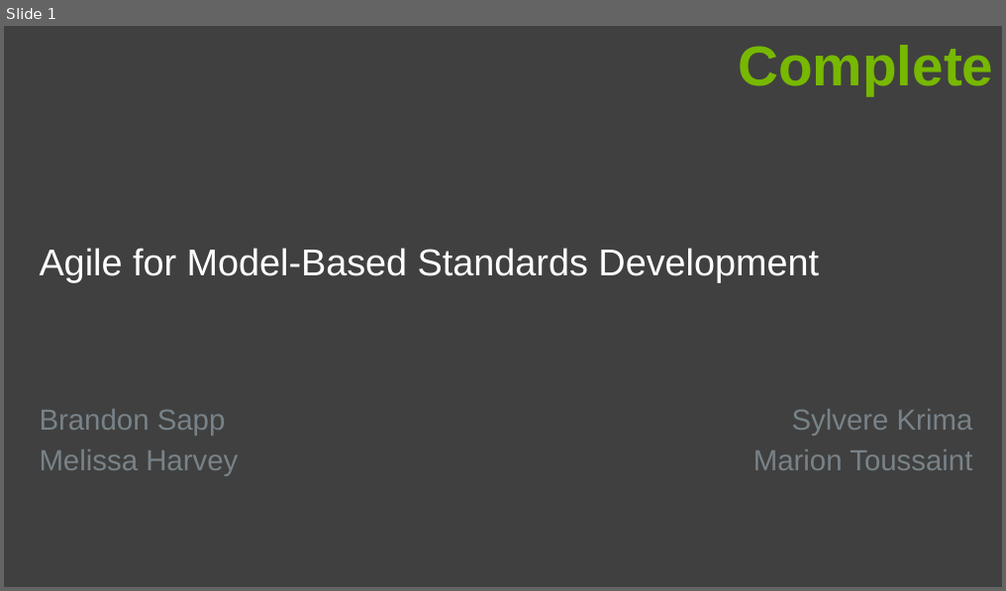
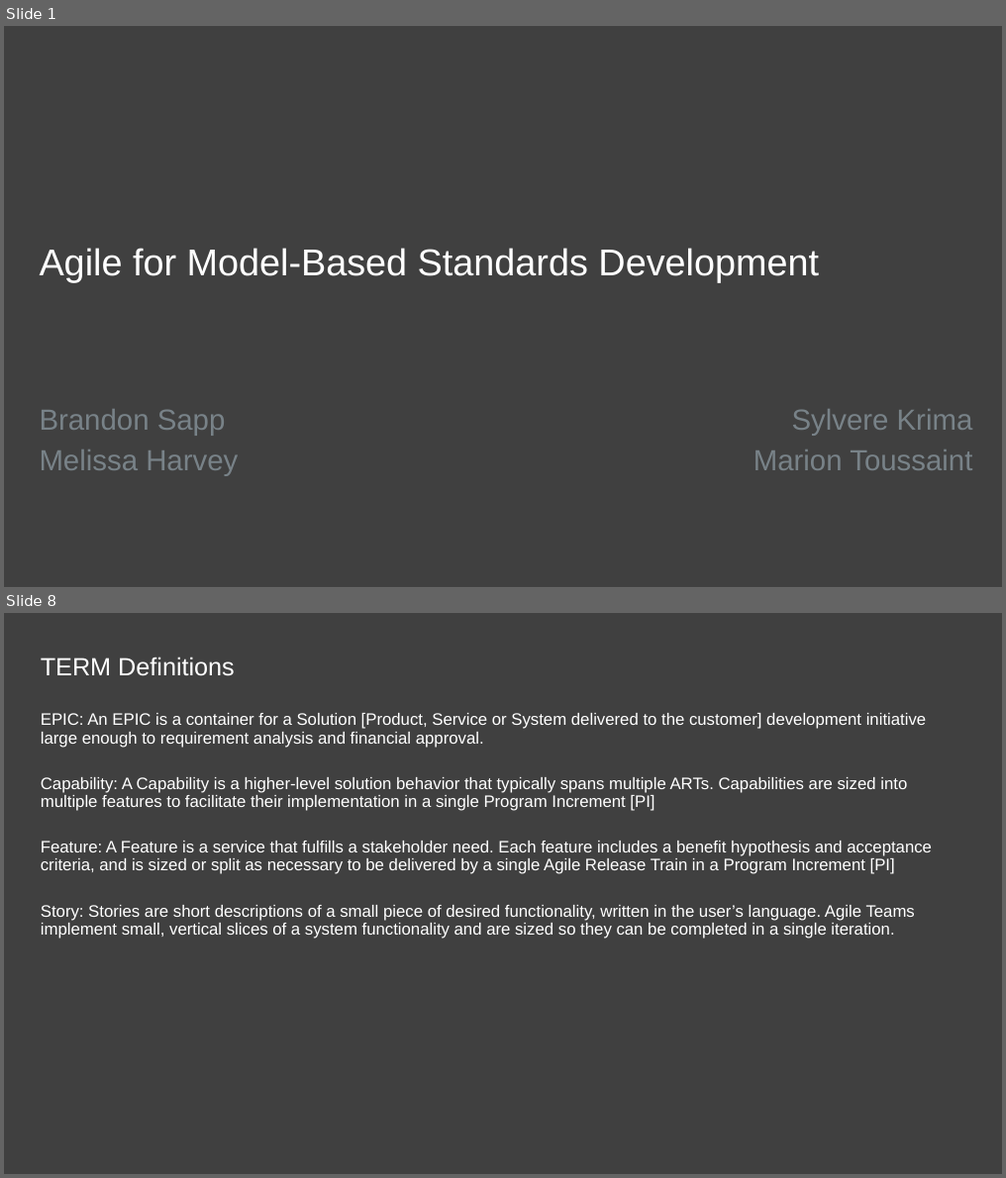
Before and after one commit to agile4mbsd/papers, a slide deck: 01 - Agile for Model-Based Standards Development/D - Presentations/PDES.Presentation.pptx. Shown one above the other, each under a label of ours: slide 1 before the commit, slides 1 and 8 after it; the slides between them are not shown. The pictures are 1006x591 and 1006x1178 pixels, drawn with LibreOffice and Linux fonts; fonts in the diff are those of the drawing; background and template pictures are left out. Boxes give left, top, right and bottom in pixels: in the first picture for what was removed or moved away, otherwise in the second. Text is boxed around its words. In the diff, an @@ line names an element or a change of style, - is before the commit and + after.

```diff
--- a/01 - Agile for Model-Based Standards Development/D - Presentations/PDES.Presentation.pptx
+++ b/01 - Agile for Model-Based Standards Development/D - Presentations/PDES.Presentation.pptx
@@ slide 8 added at (x1=4, y1=613, x2=1002, y2=1174), background #404040 @@
@@ title added at (x1=41, y1=657, x2=235, y2=676), 24 pt, text #FFFFFF @@
+TERM Definitions
@@ text added at (x1=41, y1=713, x2=932, y2=939), 16 pt, text #FFFFFF @@
+EPIC: An EPIC is a container for a Solution [Product, Service or System delivered to the customer] development initiative large enough to requirement analysis and financial approval.
+Capability: A Capability is a higher-level solution behavior that typically spans multiple ARTs. Capabilities are sized into multiple features to facilitate their implementation in a single Program Increment [PI]
+Feature: A Feature is a service that fulfills a stakeholder need. Each feature includes a benefit hypothesis and acceptance criteria, and is sized or split as necessary to be delivered by a single Agile Release Train in a Program Increment [PI]
+Story: Stories are short descriptions of a small piece of desired functionality, written in the user’s language. Agile Teams implement small, vertical slices of a system functionality and are sized so they can be completed in a single iteration.
@@ slide 1 changed as well @@
@@ text removed at (x1=738, y1=45, x2=993, y2=95) @@
-Complete
```
Also in this commit, not shown: 3 other slides changed, 6 other slides added, 7 slides removed.
